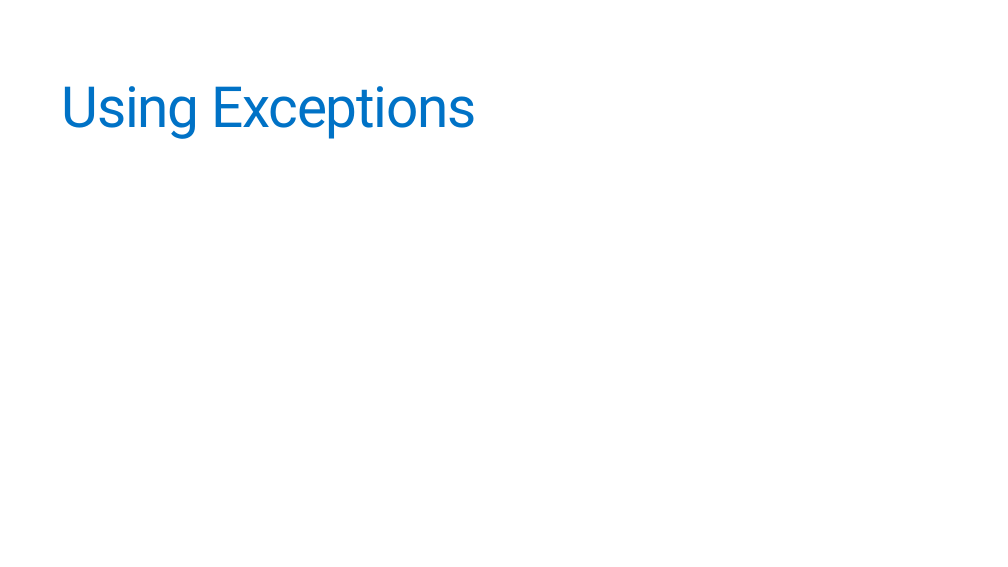
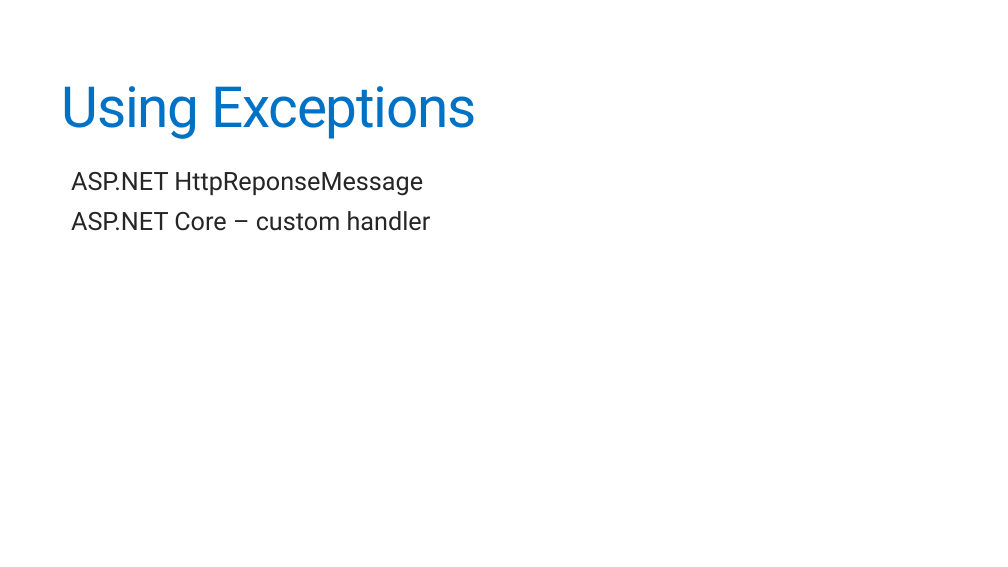
Before and after one commit to jonathantower/dotnet-apis, a slide deck: slide 31 of slides.pptx. Drawn at 1008x567 pixels with LibreOffice and Linux fonts; fonts in the diff are those of the drawing. Boxes give left, top, right and bottom in pixels: in the first picture for what was removed or moved away, otherwise in the second. Text is boxed around its words. In the diff, an @@ line names an element or a change of style, - is before the commit and + after.

```diff
--- a/slides.pptx
+++ b/slides.pptx
@@ text added at (x1=71, y1=172, x2=431, y2=231), 24 pt, text #262626 @@
+  ASP.NET HttpReponseMessage
+  ASP.NET Core – custom handler
```
Also in this commit, not shown: 7 other slides changed, 7 slides added, 10 slides removed.
